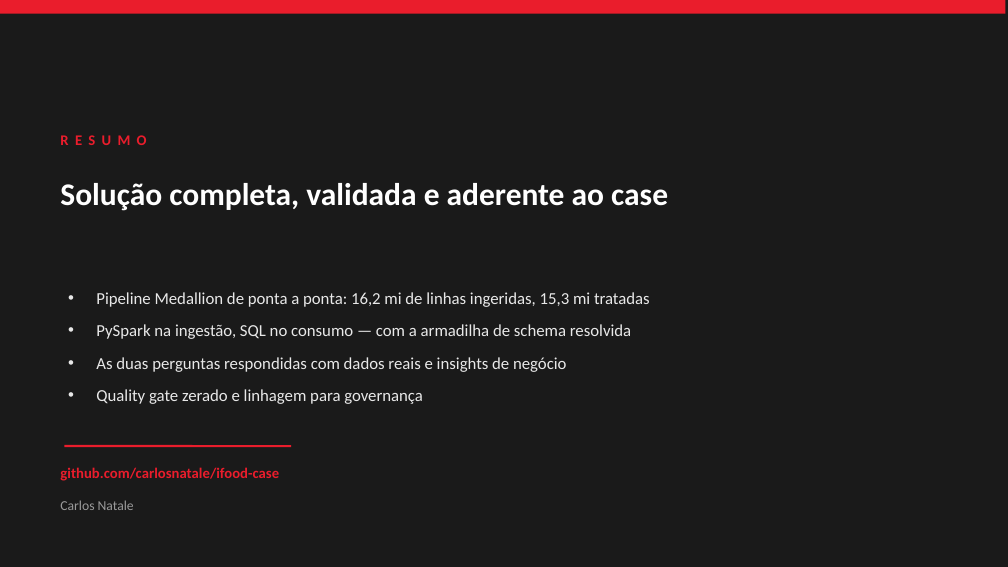
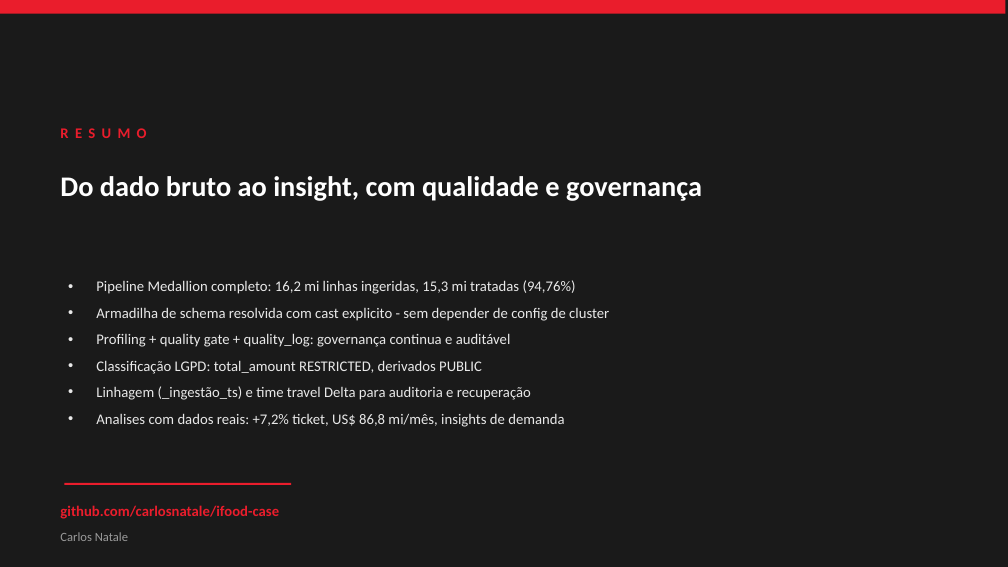
Before and after one commit to carlosnatale/ifood-case, a slide deck: slide 13 of apresentacao/Apresentacao_Case_iFood.pptx. Drawn at 1008x567 pixels with LibreOffice and Linux fonts; fonts in the diff are those of the drawing. Boxes give left, top, right and bottom in pixels: in the first picture for what was removed or moved away, otherwise in the second. Text is boxed around its words. In the diff, an @@ line names an element or a change of style, - is before the commit and + after.

```diff
--- a/apresentacao/Apresentacao_Case_iFood.pptx
+++ b/apresentacao/Apresentacao_Case_iFood.pptx
@@ text "RESUMO": place and size @@
-text "RESUMO" at (60, 121, 892, 159)
+text "RESUMO" at (60, 113, 892, 151)
@@ text at (60, 176, 702, 201): text changed; size 30 to 27 pt @@
-Solução completa, validada e aderente ao case
+Do dado bruto ao insight, com qualidade e governança
@@ text at (96, 280, 609, 427): text changed; size 16 to 14 pt @@
-• Pipeline Medallion de ponta a ponta: 16,2 mi de linhas ingeridas, 15,3 mi tratadas
-• PySpark na ingestão, SQL no consumo — com a armadilha de schema resolvida
-• As duas perguntas respondidas com dados reais e insights de negócio
-• Quality gate zerado e linhagem para governança
+• Pipeline Medallion completo: 16,2 mi linhas ingeridas, 15,3 mi tratadas (94,76%)
+• Armadilha de schema resolvida com cast explicito - sem depender de config de cluster
+• Profiling + quality gate + quality_log: governança continua e auditável
+• Classificação LGPD: total_amount RESTRICTED, derivados PUBLIC
+• Linhagem (_ingestão_ts) e time travel Delta para auditoria e recuperação
+• Analises com dados reais: +7,2% ticket, US$ 86,8 mi/mês, insights de demanda
@@ text "github.com/carlosnatale/ifood-case": place and size @@
-text "github.com/carlosnatale/ifood-case" at (60, 467, 279, 481)
+text "github.com/carlosnatale/ifood-case" at (60, 505, 279, 519)
@@ line moved from (64, 446) - (291, 446) to (64, 484) - (291, 484) @@
@@ text "Carlos Natale": place and size @@
-text "Carlos Natale" at (60, 500, 134, 510)
+text "Carlos Natale" at (60, 532, 128, 541)
@@ text "Carlos Natale" at (60, 532, 128, 541): size 13 to 12 pt @@
```
Also in this commit, not shown: 4 other slides changed, 8 slides added, 8 slides removed.
